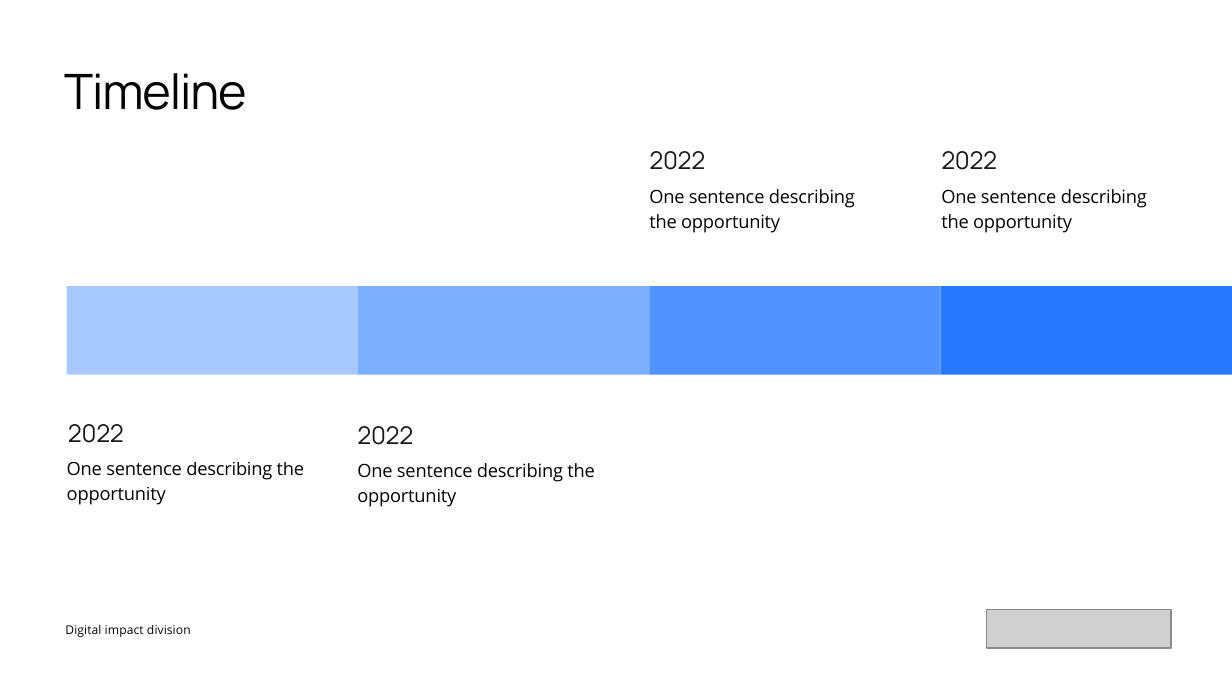
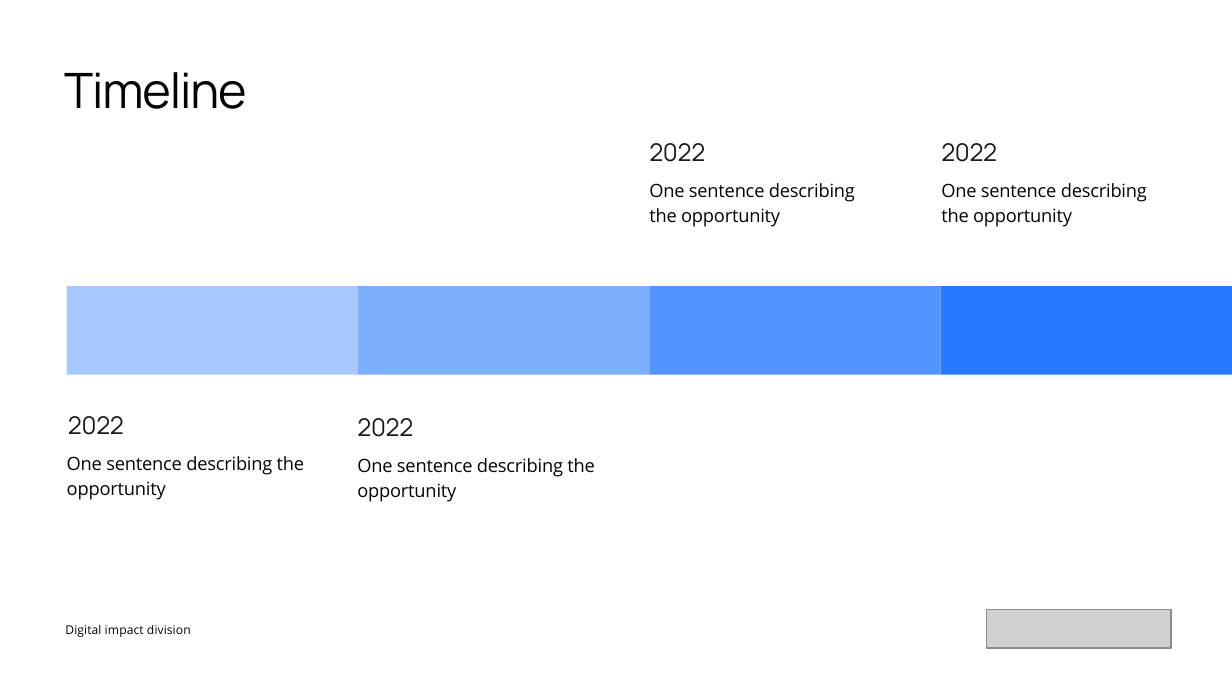
Before and after one commit to mdelprete91-cpu/presentazione, a slide deck: slide 15 of PPT giga.pptx. Drawn at 1232x693 pixels with LibreOffice and Linux fonts; fonts in the diff are those of the drawing; grey boxes stand for pictures. Boxes give left, top, right and bottom in pixels: in the first picture for what was removed or moved away, otherwise in the second. Text is boxed around its words. In the diff, an @@ line names an element or a change of style, - is before the commit and + after.

```diff
--- a/PPT giga.pptx
+++ b/PPT giga.pptx
@@ text "2022": place and size @@
-text "2022" at box(649, 151, 705, 170)
+text "2022" at box(649, 143, 705, 162)
@@ text "2022": place and size @@
-text "2022" at box(941, 151, 997, 170)
+text "2022" at box(941, 143, 997, 162)
@@ text "2022": place and size @@
-text "2022" at box(68, 424, 124, 443)
+text "2022" at box(68, 416, 124, 435)
@@ text "2022": place and size @@
-text "2022" at box(357, 426, 413, 445)
+text "2022" at box(357, 418, 413, 437)
@@ vertical alignment middle to top in 4 elements at box(357, 458, 595, 502), box(941, 183, 1147, 227), box(649, 183, 855, 227), box(67, 456, 305, 500) @@
```
Also in this commit, not shown: 16 other slides changed.
